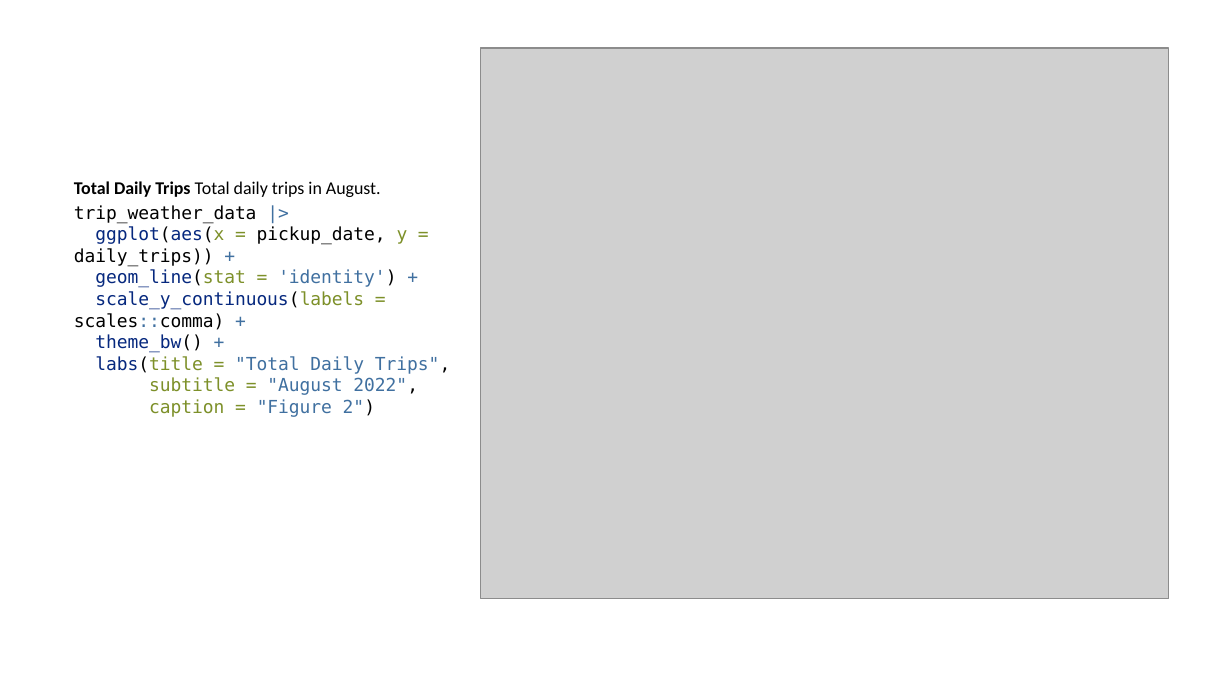
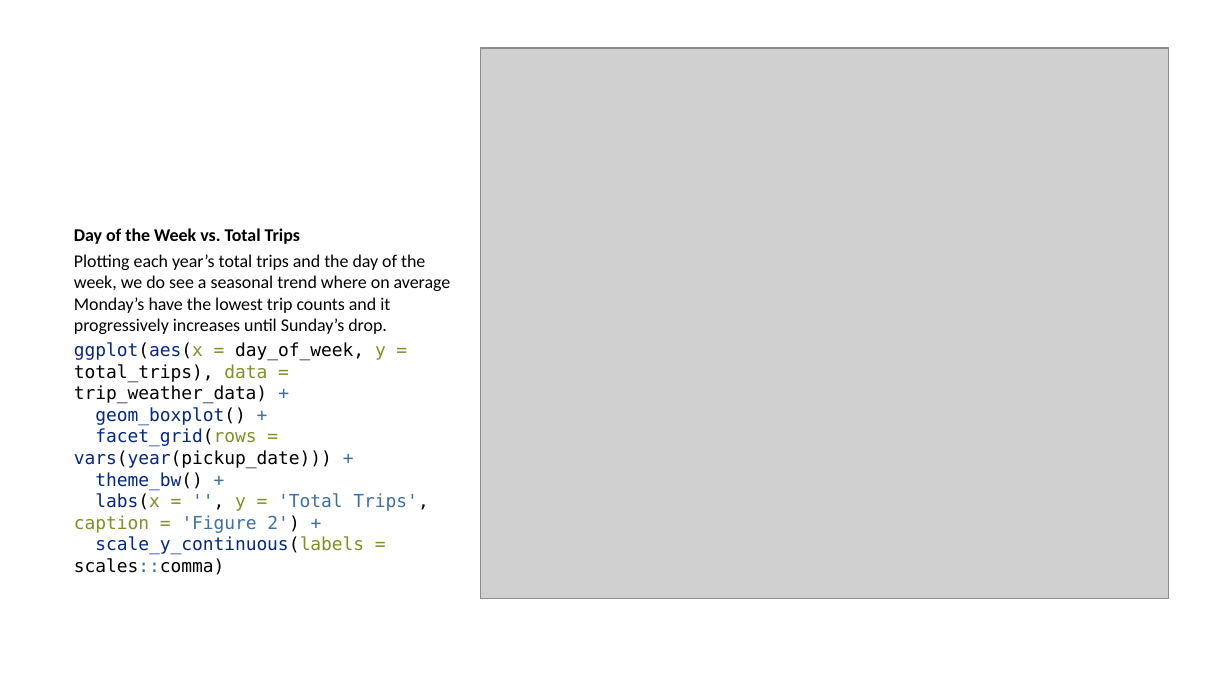
Before and after one commit to hellojohncruz/tlc_trips_weather, a slide deck: slide 12 of ridership.pptx (slide 11 before the commit). Drawn at 1232x693 pixels with LibreOffice and Linux fonts; fonts in the diff are those of the drawing; grey boxes stand for pictures. Boxes give left, top, right and bottom in pixels: in the first picture for what was removed or moved away, otherwise in the second. Text is boxed around its words. In the diff, an @@ line names an element or a change of style, - is before the commit and + after.

```diff
--- a/ridership.pptx
+++ b/ridership.pptx
@@ text at (74, 228, 451, 575): text changed @@
-Total Daily Trips Total daily trips in August.
-trip_weather_data |>
-ggplot(aes(x = pickup_date, y = daily_trips)) +
-geom_line(stat = 'identity') +
-scale_y_continuous(labels = scales::comma) +
-theme_bw() +
-labs(title = "Total Daily Trips",
-subtitle = "August 2022",
-caption = "Figure 2")
+Day of the Week vs. Total Trips
+Plotting each year’s total trips and the day of the week, we do see a seasonal trend where on average Monday’s have the lowest trip counts and it progressively increases until Sunday’s drop.
+ggplot(aes(x = day_of_week, y = total_trips), data = trip_weather_data) +
+geom_boxplot() +
+facet_grid(rows = vars(year(pickup_date))) +
+theme_bw() +
+labs(x = '', y = 'Total Trips', caption = 'Figure 2') +
+scale_y_continuous(labels = scales::comma)
```
Also in this commit, not shown: 18 other slides changed, 4 slides added, 3 slides removed, 5 other files.
